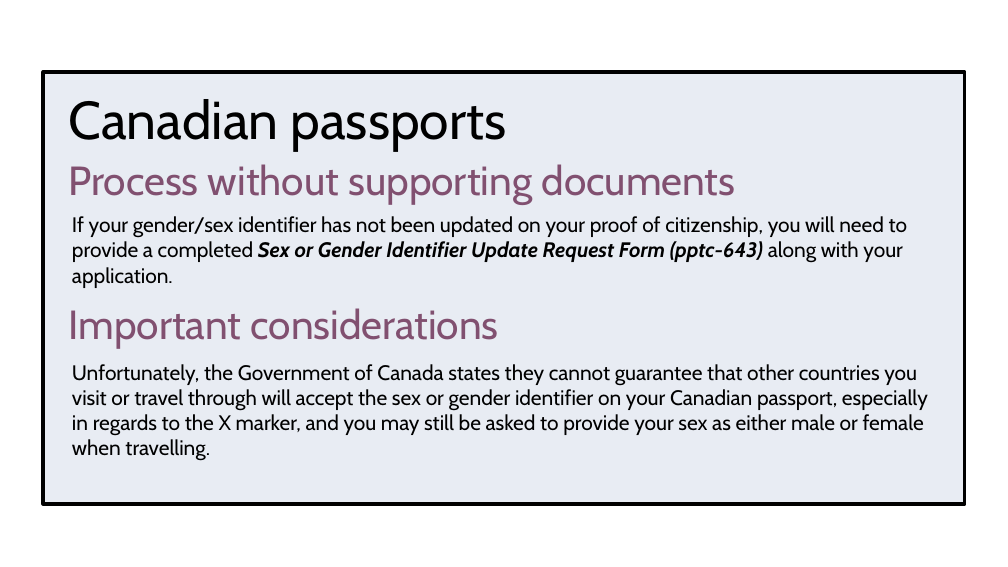
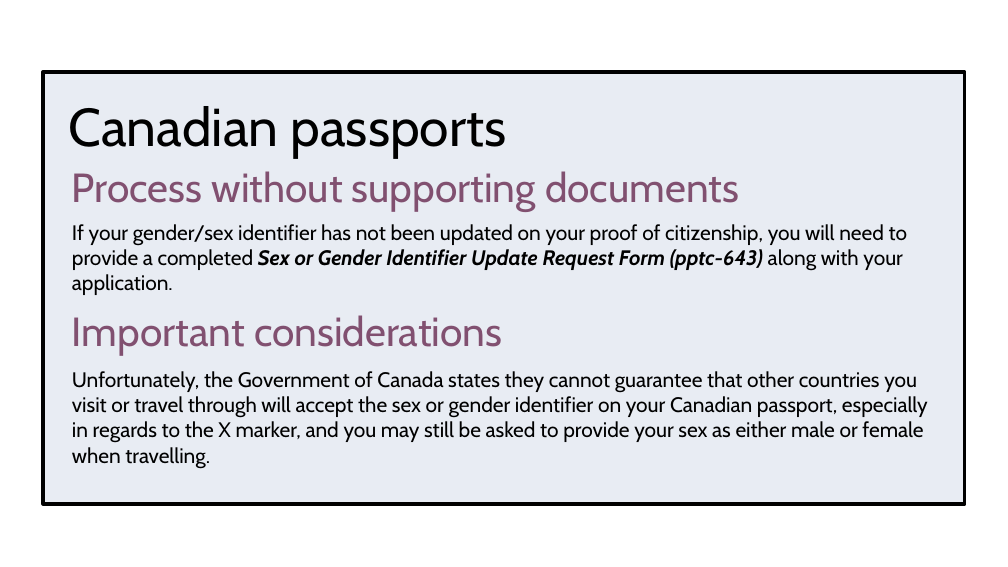
Before and after one commit to torontopubliclibra/tg-id-beta, a slide deck: slide 25 of data/tg-id-0425.pptx. Drawn at 1008x567 pixels with LibreOffice and Linux fonts; fonts in the diff are those of the drawing; background and template pictures are left out. Boxes give left, top, right and bottom in pixels: in the first picture for what was removed or moved away, otherwise in the second. Text is boxed around its words. In the diff, an @@ line names an element or a change of style, - is before the commit and + after.

```diff
--- a/data/tg-id-0425.pptx
+++ b/data/tg-id-0425.pptx
@@ title "Canadian passports": place and size @@
-title "Canadian passports" at (68,99,507,151)
+title "Canadian passports" at (68,106,507,158)
@@ title "Process without supporting documents": place and size @@
-title "Process without supporting documents" at (68,164,735,204)
+title "Process without supporting documents" at (72,171,739,211)
@@ text "If your gender/sex identifier has ...": place and size @@
-text "If your gender/sex identifier has ..." at (72,216,907,288)
+text "If your gender/sex identifier has ..." at (72,224,907,295)
@@ title "Important considerations": place and size @@
-title "Important considerations" at (68,308,499,348)
+title "Important considerations" at (72,315,502,355)
@@ text "Unfortunately, the Government of Canada ...": place and size @@
-text "Unfortunately, the Government of Canada ..." at (72,364,928,461)
+text "Unfortunately, the Government of Canada ..." at (72,371,928,468)
```
Also in this commit, not shown: 24 other slides changed, 4 other files.
